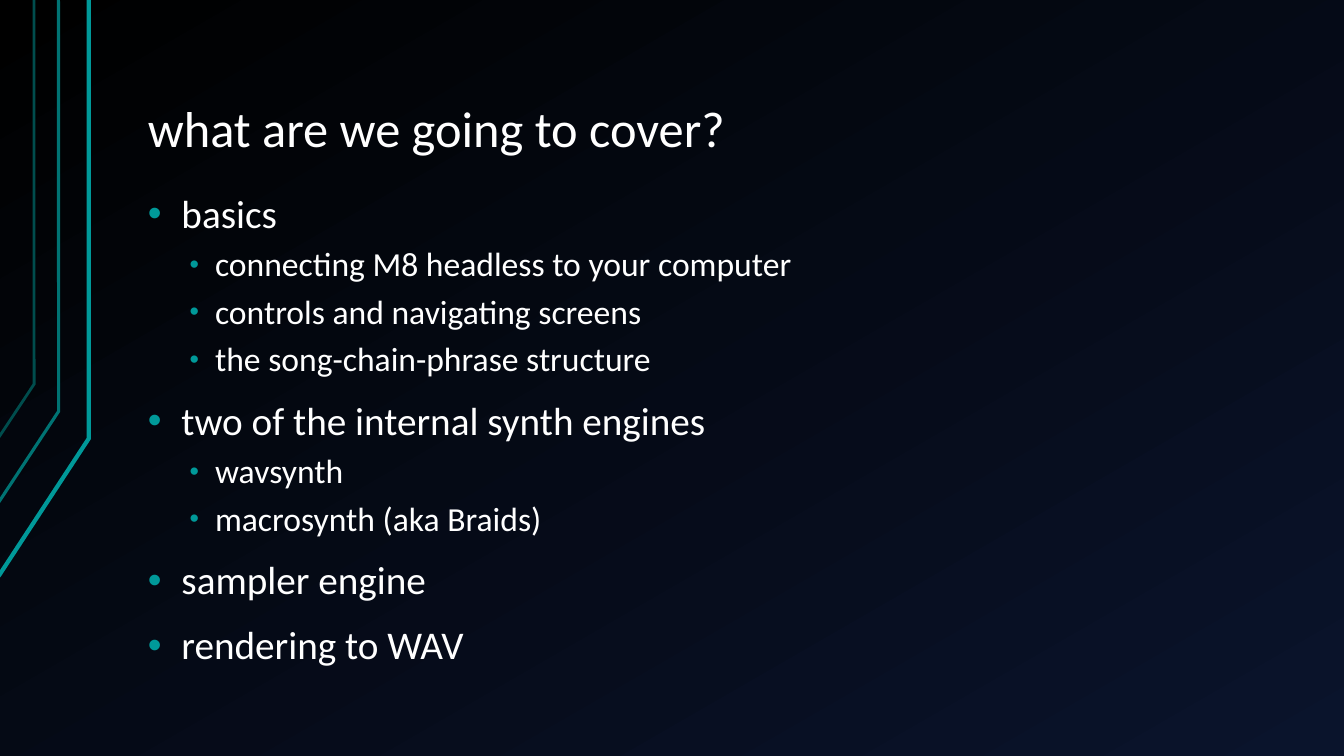
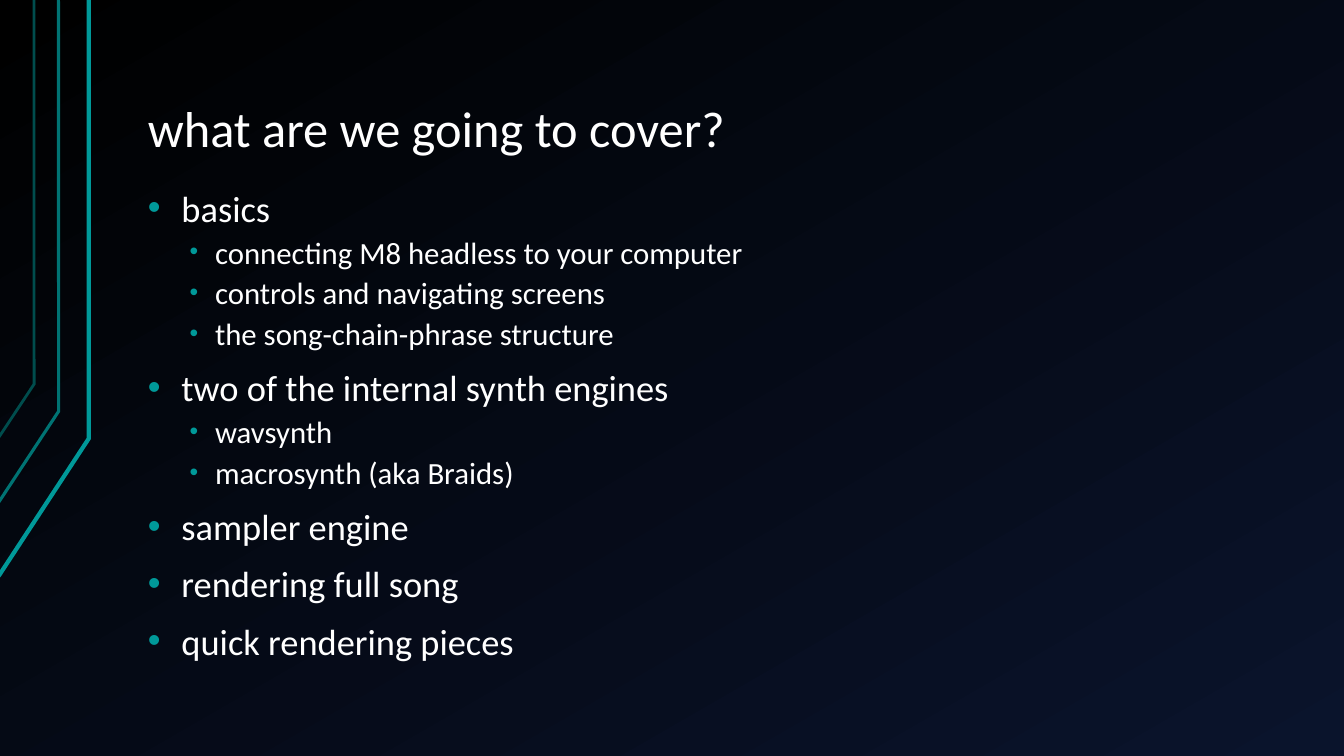
Before and after one commit to jegasus/m8-tracker-workshop, a slide deck: slide 5 of slides_v1.odp. Drawn at 1344x756 pixels with LibreOffice and Linux fonts; fonts in the diff are those of the drawing. Boxes give left, top, right and bottom in pixels: in the first picture for what was removed or moved away, otherwise in the second. Text is boxed around its words. In the diff, an @@ line names an element or a change of style, - is before the commit and + after.

```diff
--- a/slides_v1.odp
+++ b/slides_v1.odp
@@ text at (x1=181, y1=196, x2=742, y2=547): size 28 to 26 pt in "basics", "two of the internal synth engines", "sampler engine"; size 24 to 22 pt in "connecting M8 headless to your computer", "controls and navigating screens", "the song-chain-phrase structure", "wavsynth" and 1 more places; line spacing 0.9 to 0.8 @@
@@ text at (x1=181, y1=571, x2=513, y2=662): text changed; size 28 to 26 pt @@
-• rendering to WAV
+• rendering full song
+• quick rendering pieces
```
Also in this commit, not shown: 6 other slides changed, 6 slides added, 2 slides removed, 1 other file.
